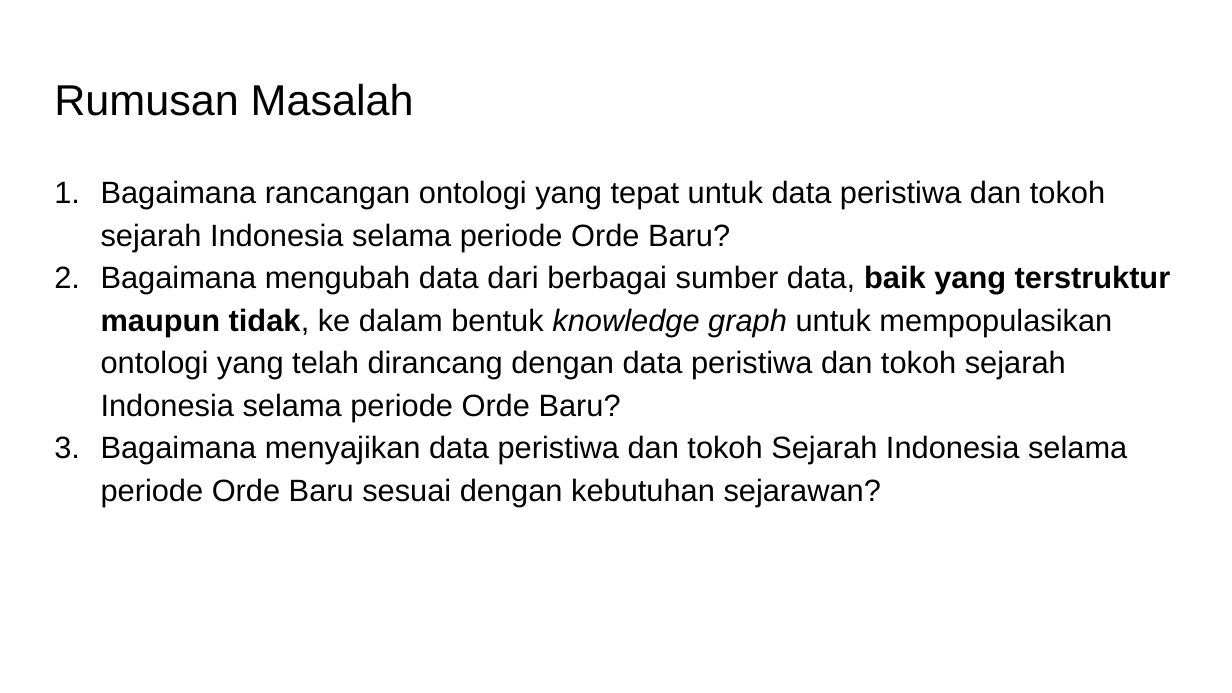
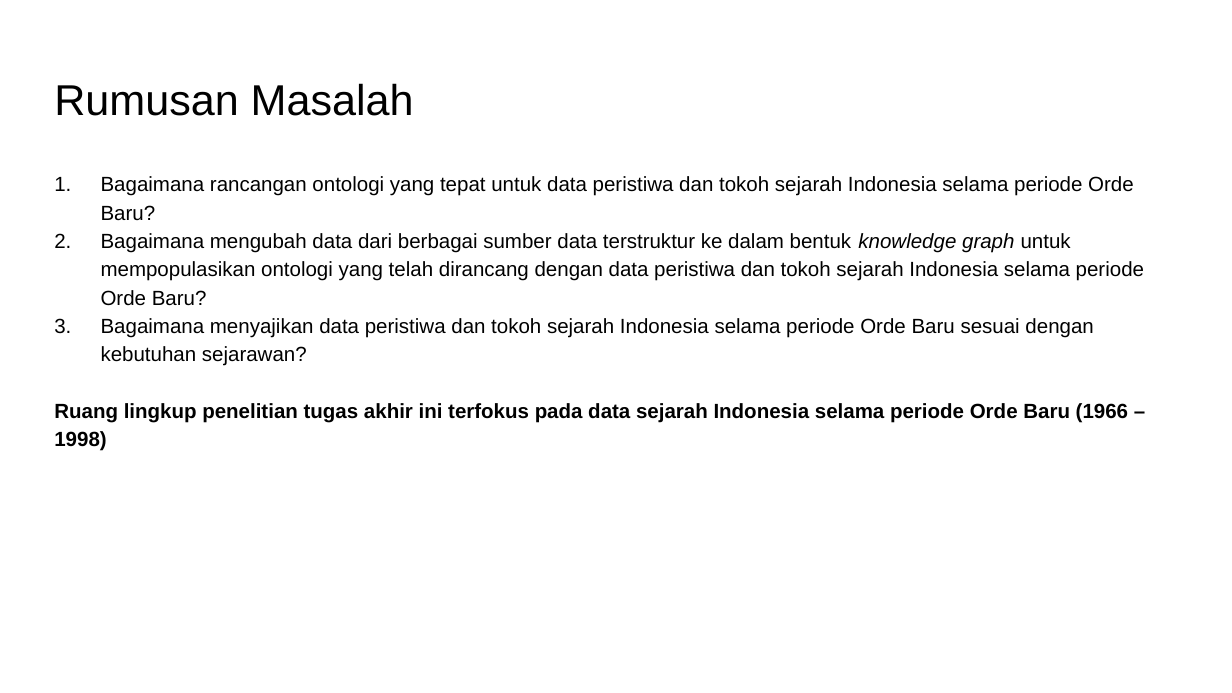
Before and after one commit to rcsenlia/Ontologi-Sejarah-Indonesia, a slide deck: slide 4 of JudahAriesakaMagaini/Proposal TA.pptx. Drawn at 1232x693 pixels with LibreOffice and Linux fonts; fonts in the diff are those of the drawing. Boxes give left, top, right and bottom in pixels: in the first picture for what was removed or moved away, otherwise in the second. Text is boxed around its words. In the diff, an @@ line names an element or a change of style, - is before the commit and + after.

```diff
--- a/JudahAriesakaMagaini/Proposal TA.pptx
+++ b/JudahAriesakaMagaini/Proposal TA.pptx
@@ text at [101, 176, 1134, 221]: size 18 to 12 pt in "Bagaimana rancangan ontologi yang tepat untuk data ..." @@
@@ text at [54, 233, 1144, 451]: text changed; size 18 to 12 pt @@
-2. Bagaimana mengubah data dari berbagai sumber data, baik yang terstruktur maupun tidak, ke dalam bentuk knowledge graph untuk mempopulasikan ontologi yang telah dirancang dengan data peristiwa dan tokoh sejarah Indonesia selama periode Orde Baru?
-3. Bagaimana menyajikan data peristiwa dan tokoh Sejarah Indonesia selama periode Orde Baru sesuai dengan kebutuhan sejarawan?
+2. Bagaimana mengubah data dari berbagai sumber data terstruktur ke dalam bentuk knowledge graph untuk mempopulasikan ontologi yang telah dirancang dengan data peristiwa dan tokoh sejarah Indonesia selama periode Orde Baru?
+3. Bagaimana menyajikan data peristiwa dan tokoh sejarah Indonesia selama periode Orde Baru sesuai dengan kebutuhan sejarawan?
+Ruang lingkup penelitian tugas akhir ini terfokus pada data sejarah Indonesia selama periode Orde Baru (1966 – 1998)
```
Also in this commit, not shown: 2 other slides changed, 1 slide added, 1 other file.
